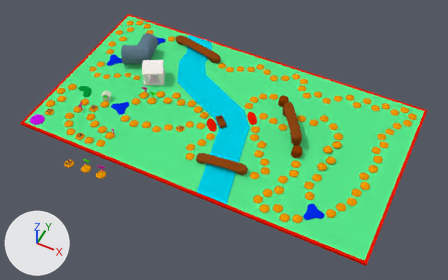
One commit to the Blender file Assets/Models/Board.blend: the scene before it, then after it.
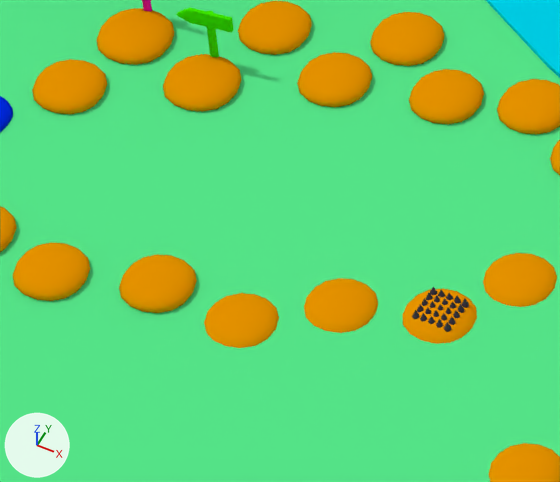
Each version appears first whole from a camera (50 mm lens) standing at (90.3, -143.9, 172.8) and looking at (21.7, -6.8, 1.5), and next in a close-up on the part from 29% to 43% of the width and 33% to 53% of the height. Lighting does not change. The marker at lower left points along +X, +Y and +Z.
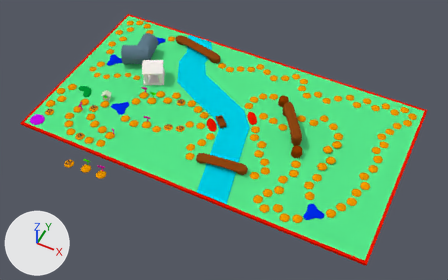
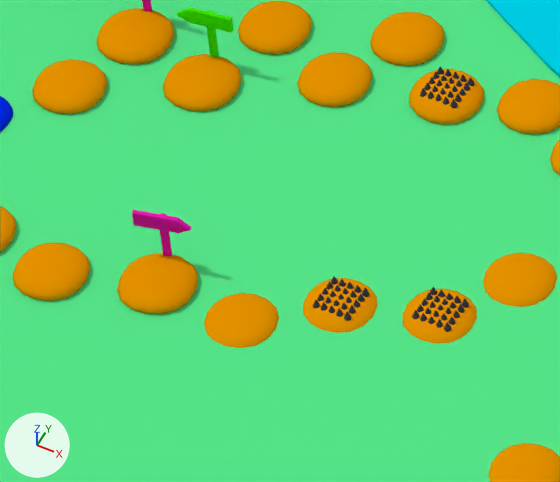
What differs and where, as boxes [x1, y1, x2, y2] in the close-ups (560 x 482 px):
'Cube.030', reshaped, turned, modifiers changed: before [119, 254, 197, 313]; after [117, 210, 199, 314]
'Cube.036', turned: before [409, 69, 484, 124]; after [409, 69, 484, 125]
'Cube.032', turned: before [304, 278, 378, 333]; after [303, 278, 377, 333]
'Spikes.005', added: after [313, 276, 369, 321]
'Spikes.006', added: after [420, 66, 474, 108]

What changed in the scene script:
```text
Change me_cube_043:
    used by ob_cube_030; location = (-6.85, -14.3, 3.12); rotation_euler = (0.00387, -0.0493, 0.137), in degrees (0.2, -2.8, 7.8); scale = (2.05, 2.05, 0.702)
    remove me_cube_043.from_pydata(...)  # 8 vertices, 6 faces; spans x -1.0..1.0, y -1.0..1.0, z -1.0..1.0
    add me_cube_043.from_pydata(...)  # 174 vertices, 140 faces; spans x -0.88..0.88, y -0.88..0.88, z -0.88..4.36
    me_cube_043 part 1: the whole mesh is rebuilt
    add me_cube_043.materials.append(mat_sign_forward)  # pink #e718b1
Change ob_cube_036:
    ob_cube_036.rotation_euler: (0.00387, -0.0493, 0.137) -> (0.0, 0.0, 0.0)  # degrees (0.2, -2.8, 7.8) -> degrees (0, 0, 0)
Change ob_cube_032:
    ob_cube_032.rotation_euler: (0.00387, -0.0493, 0.137) -> (0.0, 0.0, 0.0)  # degrees (0.2, -2.8, 7.8) -> degrees (0, 0, 0)
Change ob_cube_030:
    ob_cube_030.rotation_euler: (0.00387, -0.0493, 0.137) -> (0.00387, -0.0493, 0.232)  # degrees (0.2, -2.8, 7.8) -> degrees (0.2, -2.8, 13)
    remove _m = ob_cube_030.modifiers.new('Subsurf', 'SUBSURF')
    remove _m.levels = 2
Add ob_spikes_005:
    ob_spikes_005 = bpy.data.objects.new('Spikes.005', me_cone_004.copy())  # the mesh of ob_spikes_004
    ob_spikes_005.parent = ob_cube_032
    ob_spikes_005.matrix_parent_inverse = Matrix(((0.488, 0.0, 0.0, 21.24), (0.0, 0.488, 0.0, 12.2), (0.0, 0.0, 1.425, -4.308), (0.0, 0.0, 0.0, 1.0)))
    ob_spikes_005.location = (-43.46, -24.9, 3.058)
    ob_spikes_005.scale = (0.2, 0.2, 0.2)
Add ob_spikes_006:
    ob_spikes_006 = bpy.data.objects.new('Spikes.006', me_cone_004.copy())  # the mesh of ob_spikes_004
    ob_spikes_006.parent = ob_cube_036
    ob_spikes_006.matrix_parent_inverse = Matrix(((0.488, 0.0, 0.0, 21.24), (0.0, 0.488, 0.0, 12.2), (0.0, 0.0, 1.425, -4.308), (0.0, 0.0, 0.0, 1.0)))
    ob_spikes_006.location = (-43.46, -24.9, 3.058)
    ob_spikes_006.scale = (0.2, 0.2, 0.2)
```
